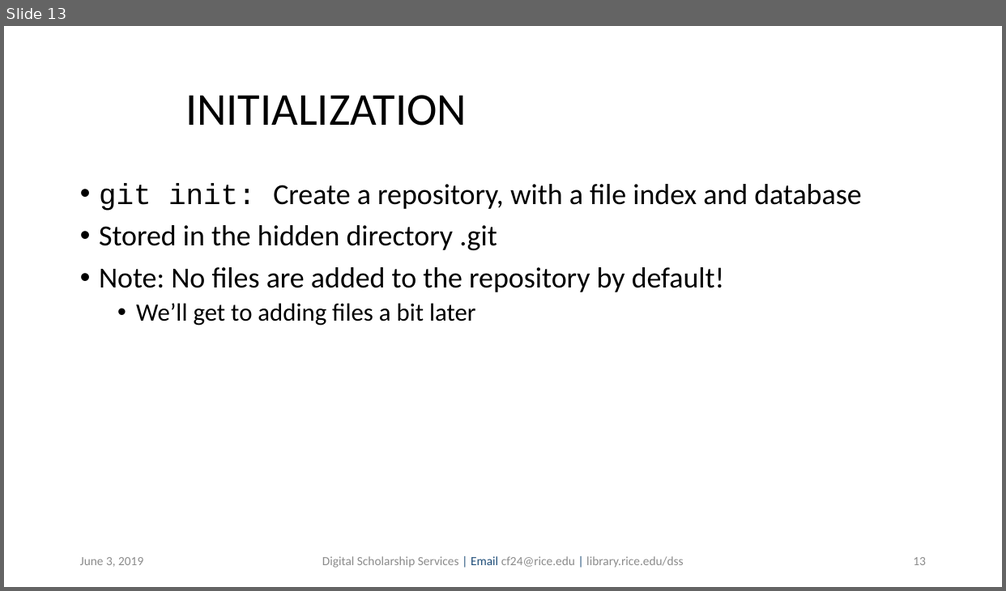
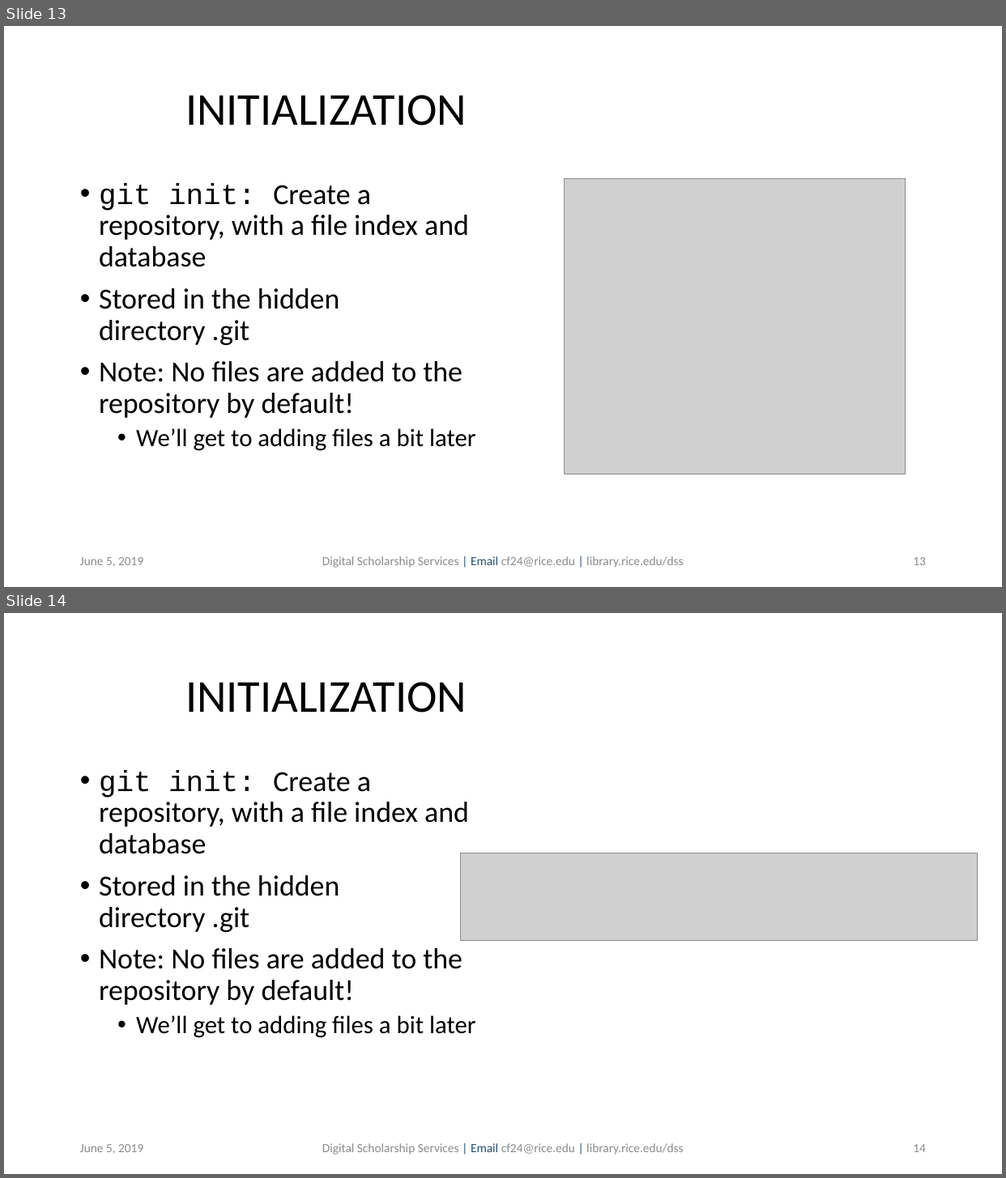
Before and after one commit to bakitybacon/rice-data-and-donuts, a slide deck: github/Introduction to Git & Github.pptx. Shown one above the other, each under a label of ours: slide 13 before the commit, slides 13 and 14 after it. The pictures are 1006x591 and 1006x1178 pixels, drawn with LibreOffice and Linux fonts; fonts in the diff are those of the drawing; grey boxes stand for pictures; background and template pictures are left out. Boxes give left, top, right and bottom in pixels: in the first picture for what was removed or moved away, otherwise in the second. Text is boxed around its words. In the diff, an @@ line names an element or a change of style, - is before the commit and + after.

```diff
--- a/github/Introduction to Git & Github.pptx
+++ b/github/Introduction to Git & Github.pptx
@@ slide 14 added at [4, 613, 1002, 1174], background #FFFFFF @@
@@ title added at [185, 682, 467, 713], 44 pt, text #000000 @@
+INITIALIZATION
@@ text added at [99, 770, 476, 1038], 28 pt, text #000000 @@
+• git init: Create a repository, with a file index and database
+• Stored in the hidden directory .git
+• Note: No files are added to the repository by default!
+  • We’ll get to adding files a bit later
@@ picture added at [461, 854, 978, 941] @@
@@ text added at [80, 1144, 143, 1154], 12 pt, text #8C8C8C @@
+June 5, 2019
@@ text added at [322, 1144, 683, 1155], 12 pt, text #8C8C8C @@
+Digital Scholarship Services | Email cf24@rice.edu | library.rice.edu/dss
@@ page number added at [913, 1144, 926, 1152], 12 pt, text #8C8C8C @@
+14
@@ slide 13 changed as well @@
@@ text "git init: Create a repository, ..." rewrapped from [99, 183, 861, 326] to [99, 183, 476, 451] @@
@@ picture added at [564, 179, 906, 475] @@
@@ text at [80, 557, 143, 567]: text changed @@
-June 3, 2019
+June 5, 2019
```
Also in this commit, not shown: 27 other slides changed, 11 other slides added.
